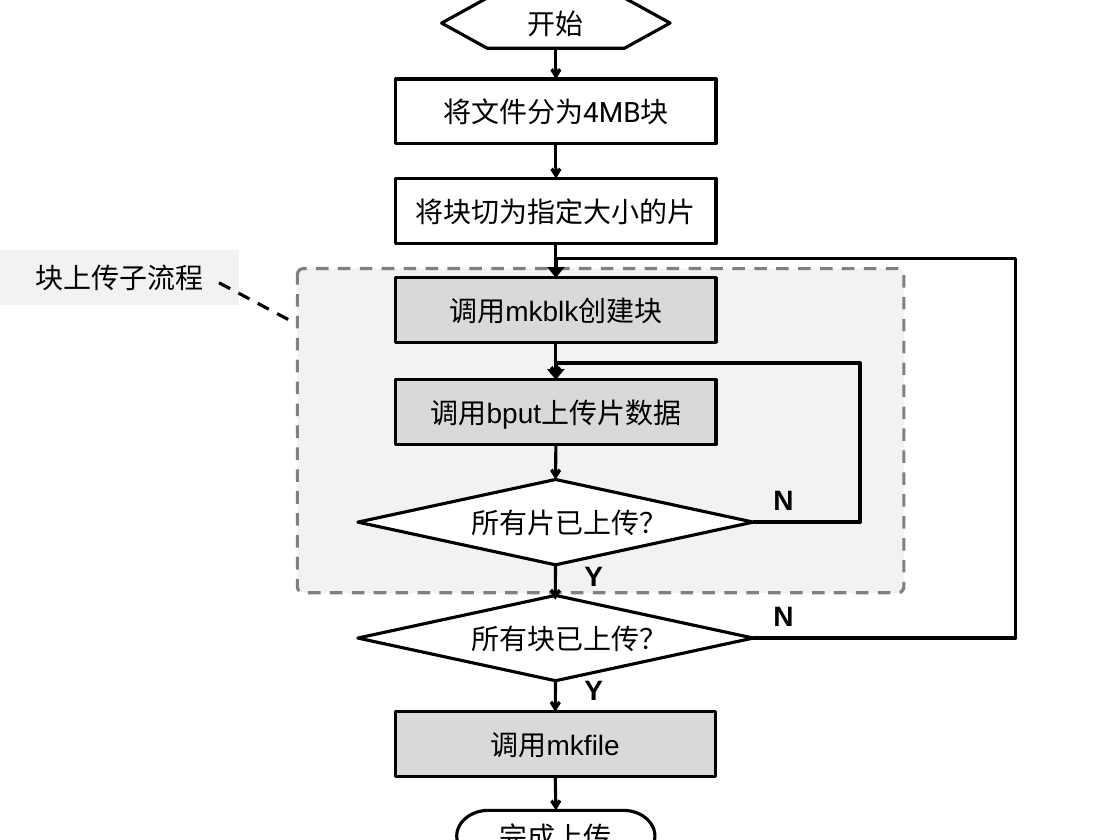
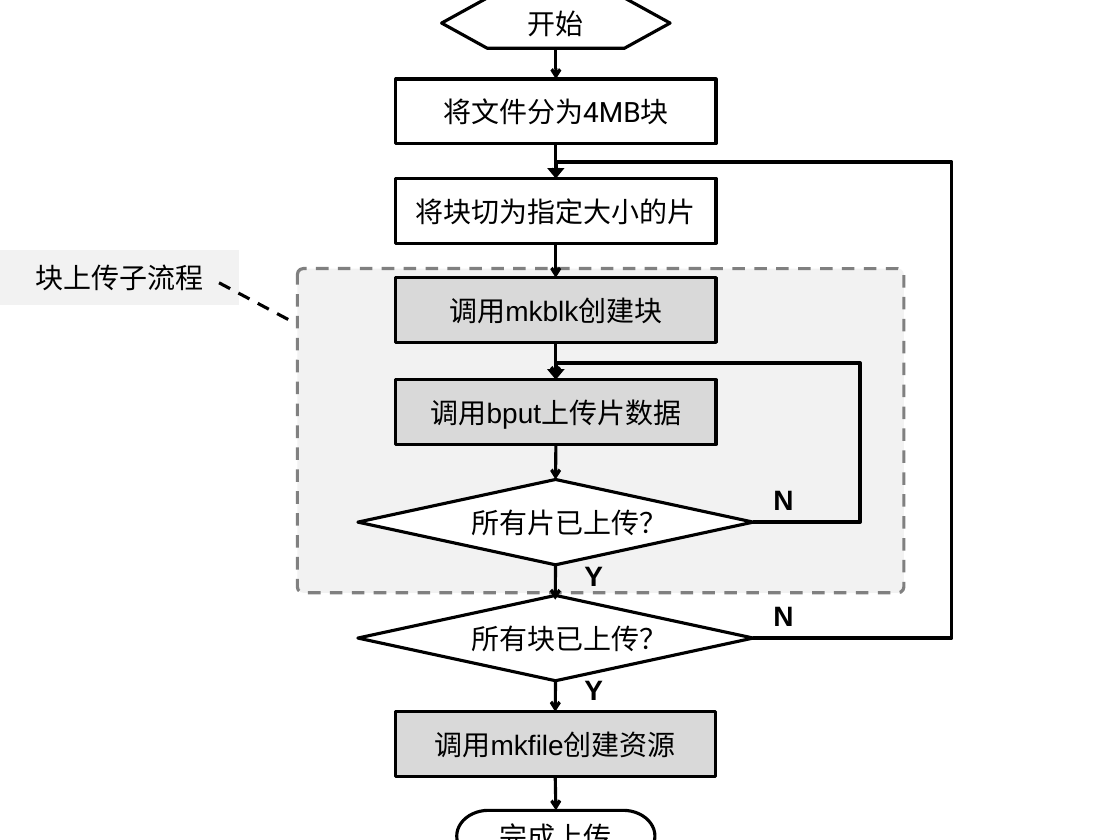
Before and after one commit to qiniu/docs.qiniu.com, a slide deck: slide 3 of docs/api/overview/up/img/chunked-upload.pptx. Drawn at 1120x840 pixels with LibreOffice and Linux fonts; fonts in the diff are those of the drawing. Boxes give left, top, right and bottom in pixels: in the first picture for what was removed or moved away, otherwise in the second. Text is boxed around its words. In the diff, an @@ line names an element or a change of style, - is before the commit and + after.

```diff
--- a/docs/api/overview/up/img/chunked-upload.pptx
+++ b/docs/api/overview/up/img/chunked-upload.pptx
@@ elbow arrow moved from (754, 638) - (556, 278) to (754, 638) - (556, 178) @@
@@ text in rectangle at bbox=[435, 731, 676, 758]: text changed @@
-调用mkfile
+调用mkfile创建资源
```
Also in this commit, not shown: 2 other files.
